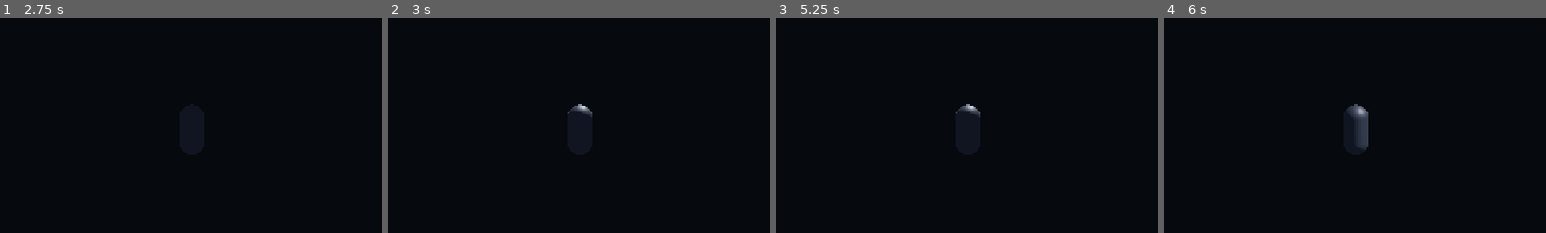
Above: before the commit, frames 1-4 (left to right).
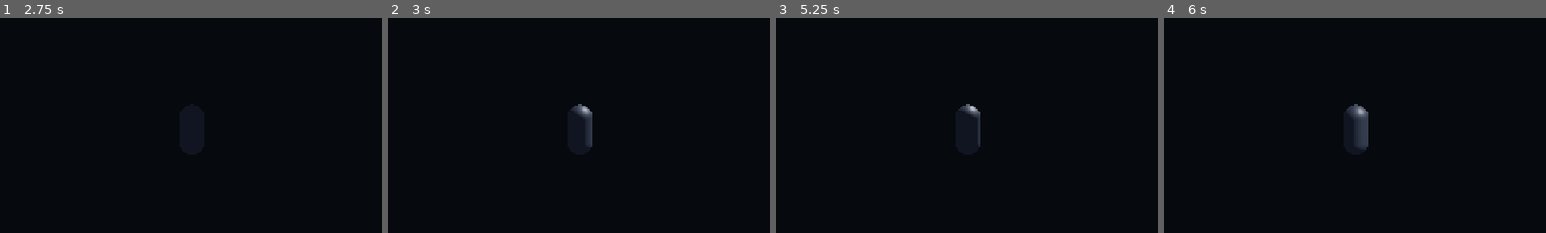
Above: after the commit, the same moments.

Repository: birdsin/Obitrend-Days-After-Godot
Game: Godot game, scene res://scenes/main.tscn
Same seed, same stepped clock (60 frames per second), same inputs: the game is played once before the commit and once after it.
Inputs:
- Up to frame 1 (2.75 s): click "START GAME" at 0.5 s; tap Enter at 1.25 s; hold D (move_right) 1.28-2.03 s; hold S (move_back) from 2.03 s (still down)
- Up to frame 2 (3 s): release S (move_back) at 2.75 s; click "▲" at 2.75 s
- Up to frame 3 (5.25 s): click "▼" at 3.5 s; click "◀" at 4.25 s; click "▶" at 5 s
- Up to frame 4 (6 s): tap Space at 5.75 s; hold D (move_right) from 5.78 s (still down)
The pictures show only the part of the screen within x 25-75%, y 36-86%; the shares and areas given below are measured in that part.

Frame 1 is identical in both runs. In frame 2, 0.3% of the frame differs, in the area x 47-54%, y 40-60%; in frame 3, 0.2%; in frame 4, less than 0.1%.
Error before the commit: Invalid call. Nonexistent function 'set_mobile_direction' in base 'CharacterBody3D (player.gd)'. (res://scripts/main.gd:43)

Commit message:
Build Phase 1 player movement

Diff:
--- a/scripts/player.gd
+++ b/scripts/player.gd
@@ -2,12 +2,31 @@
 
 @export var speed := 5.0
 @export var gravity := 18.0
+@export var world_limit := 44.0
+
+var mobile_input := Vector2.ZERO
 
 func _ready() -> void:
     set_physics_process(false)
 
+func set_mobile_direction(action: String, pressed: bool) -> void:
+    var value := 1.0 if pressed else 0.0
+    match action:
+        "forward":
+            mobile_input.y = -value
+        "back":
+            mobile_input.y = value
+        "left":
+            mobile_input.x = -value
+        "right":
+            mobile_input.x = value
+
+func clear_mobile_input() -> void:
+    mobile_input = Vector2.ZERO
+
 func _physics_process(delta: float) -> void:
-    var input_vec := Input.get_vector("move_left", "move_right", "move_forward", "move_back")
+    var keyboard_input := Input.get_vector("move_left", "move_right", "move_forward", "move_back")
+    var input_vec := mobile_input if mobile_input.length() > 0.01 else keyboard_input
     var direction := Vector3(input_vec.x, 0.0, input_vec.y)
 
     if direction.length() > 0.1:
@@ -25,3 +44,5 @@
         velocity.y = 0.0
 
     move_and_slide()
+    global_position.x = clamp(global_position.x, -world_limit, world_limit)
+    global_position.z = clamp(global_position.z, -world_limit, world_limit)
